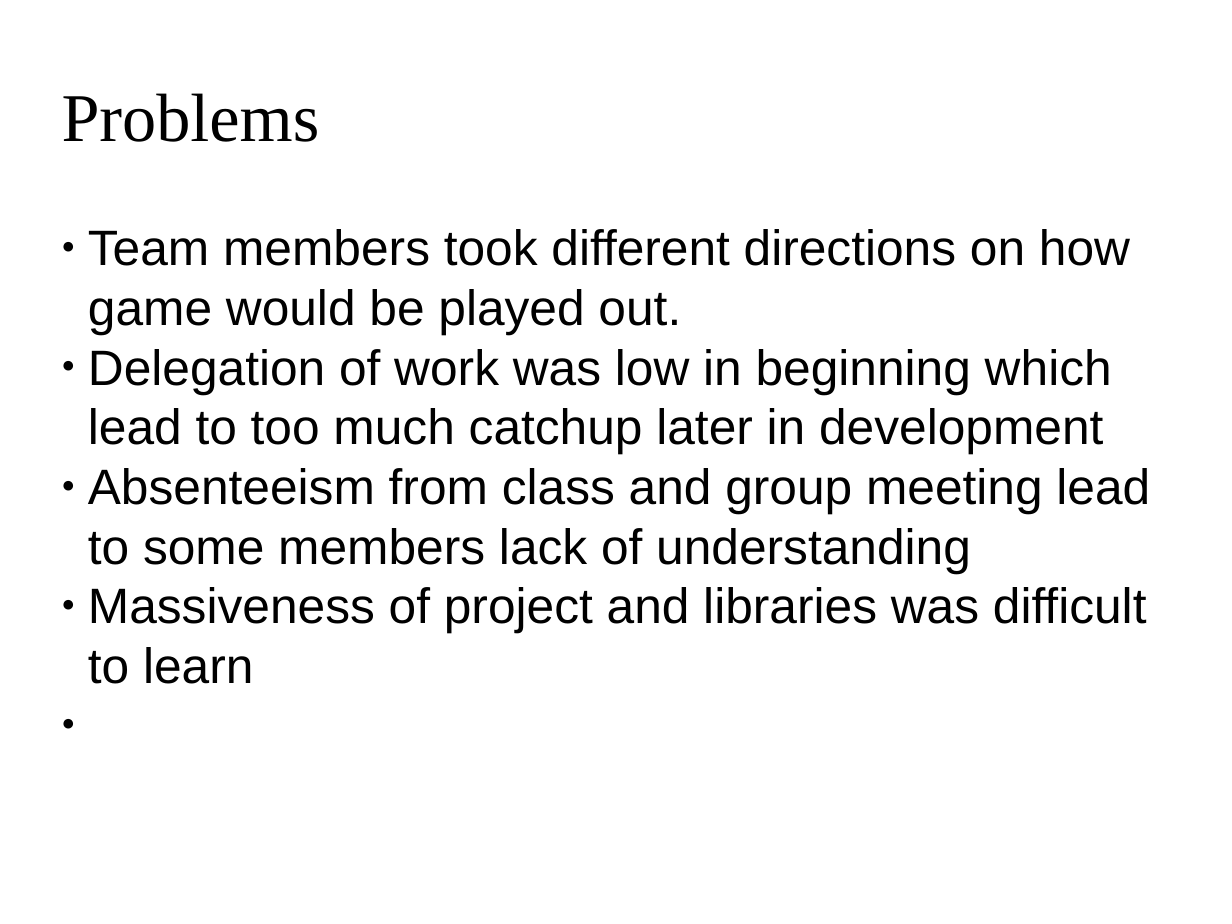
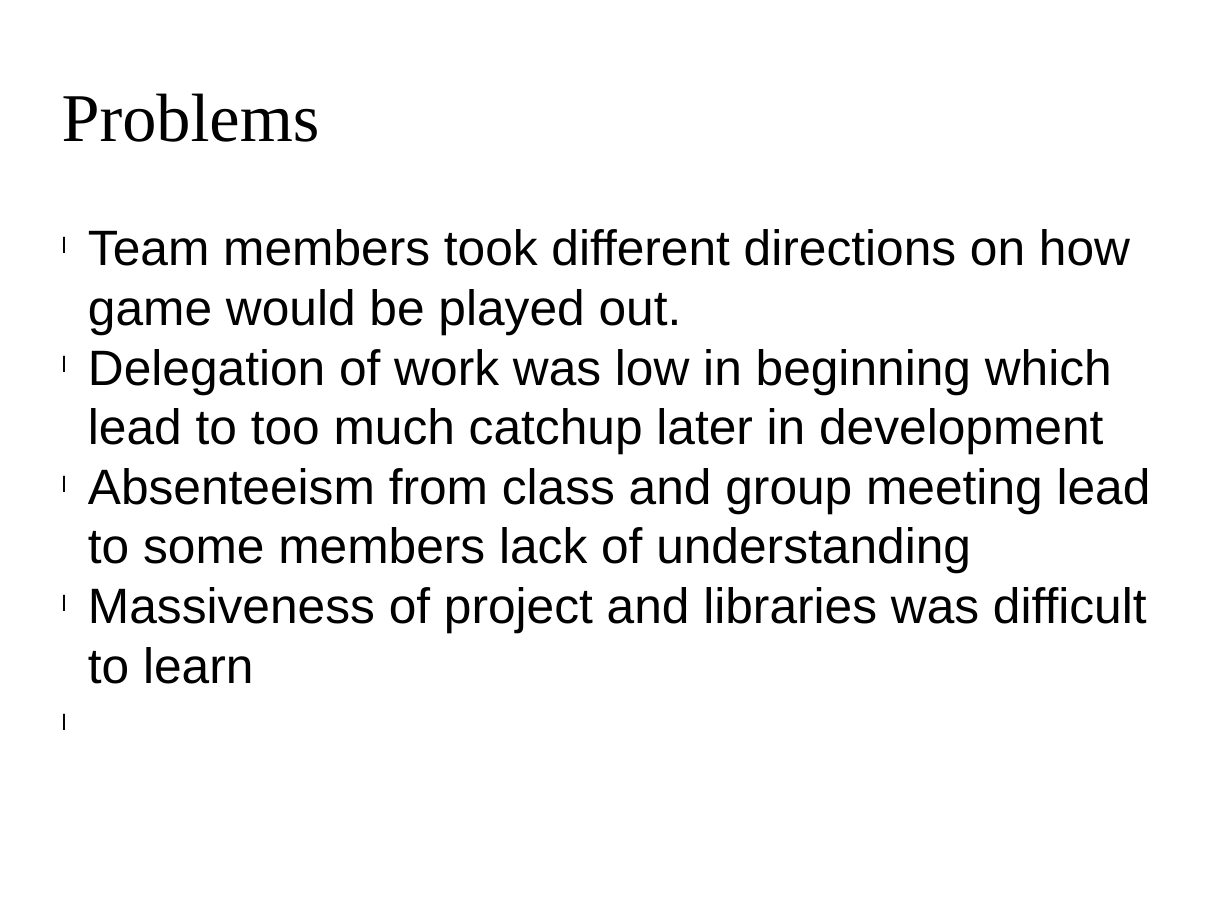
Before and after one commit to mturley/PhraseCards, a slide deck: slide 7 of docs/Final Submission/Final_show_1.pptx (slide 5 before the commit). Drawn at 1232x924 pixels with LibreOffice and Linux fonts; fonts in the diff are those of the drawing. Boxes give left, top, right and bottom in pixels: in the first picture for what was removed or moved away, otherwise in the second. Text is boxed around its words. In the diff, an @@ line names an element or a change of style, - is before the commit and + after.

```diff
--- a/docs/Final Submission/Final_show_1.pptx
+++ b/docs/Final Submission/Final_show_1.pptx
@@ text "Team members took different directions ..." at (x1=88, y1=229, x2=1151, y2=684): bullet ● to l @@
```
Also in this commit, not shown: 2 other slides changed, 3 slides added, 1 slide removed.
